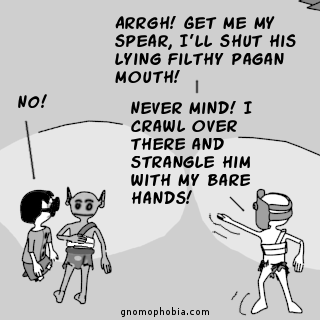
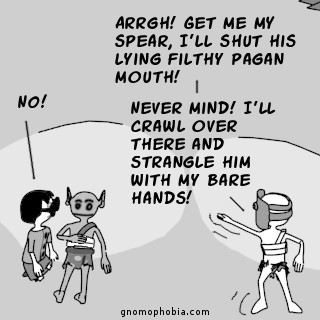
Layers edited between the first and the second 320px x 320px image:
renamed "Never mind! I crawl over there..." to "Never mind! I'll crawl over th...", painted on it over [254, 101, 276, 114]
